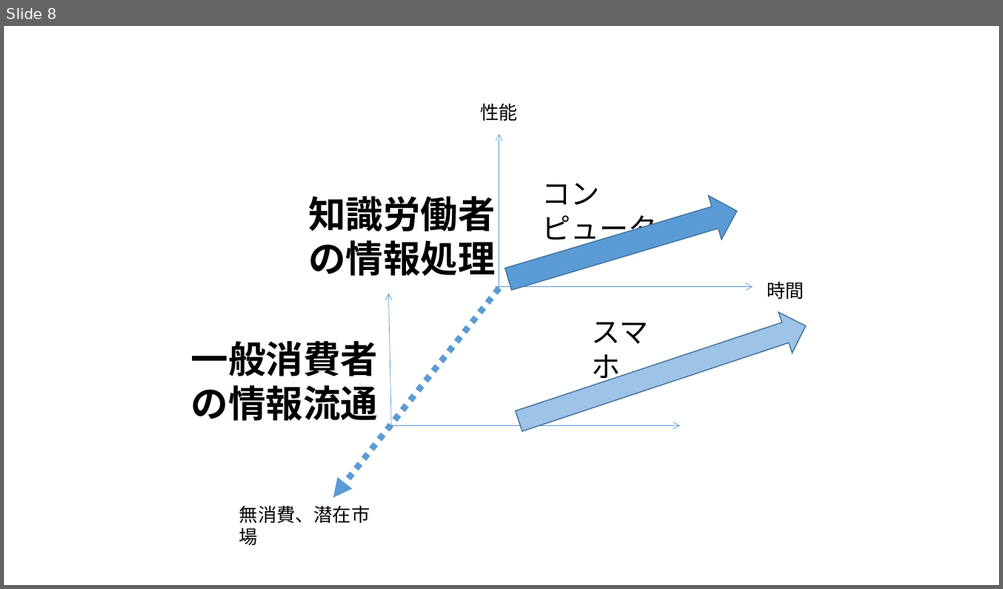
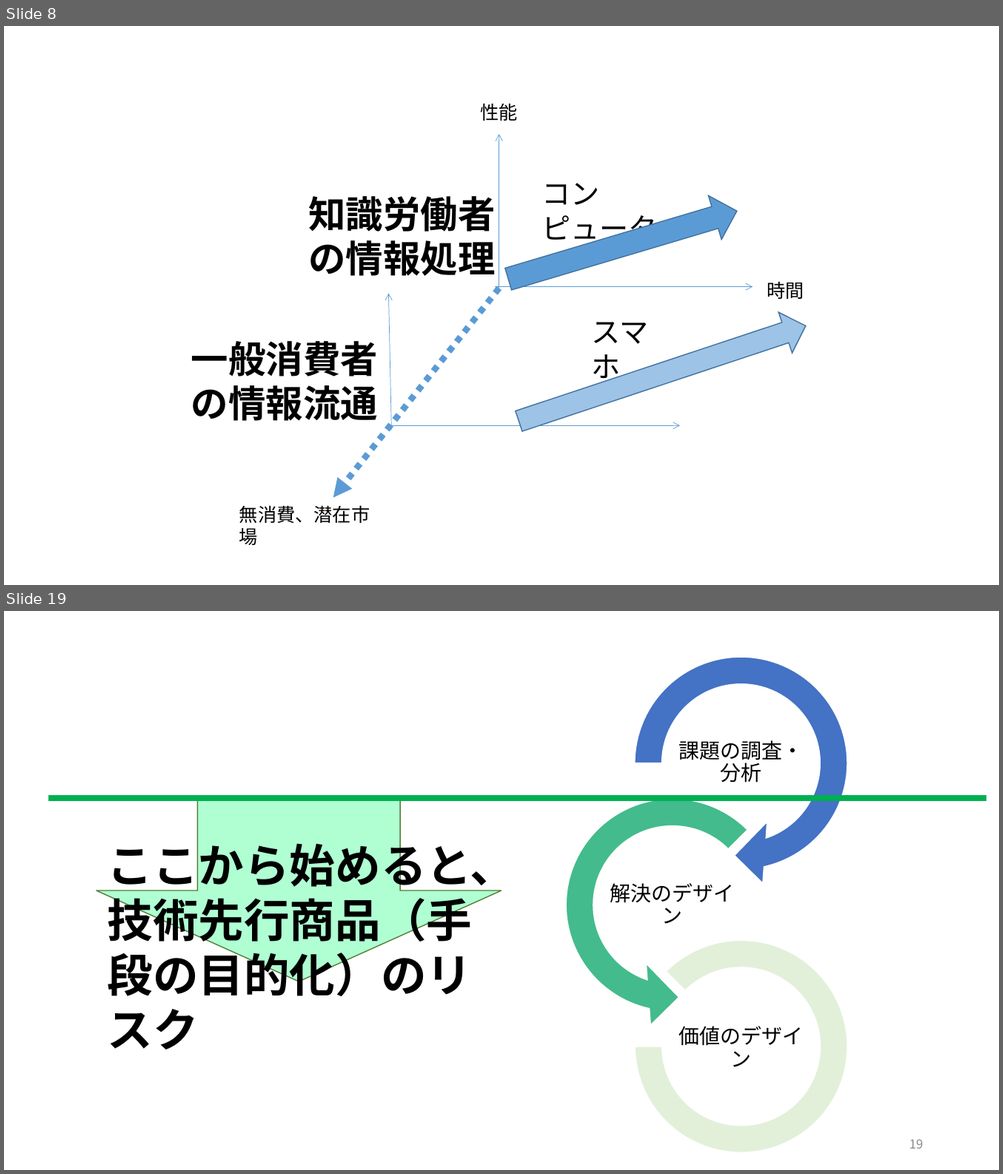
Before and after one commit to satoyoshiharu/innovation_design, a slide deck: figures.pptx. Shown one above the other, each under a label of ours: slide 8 before the commit, slides 8 and 19 after it; the slides between them are not shown. The pictures are 1003x589 and 1003x1174 pixels, drawn with LibreOffice and Linux fonts; fonts in the diff are those of the drawing. Boxes give left, top, right and bottom in pixels: in the first picture for what was removed or moved away, otherwise in the second. Text is boxed around its words. In the diff, an @@ line names an element or a change of style, - is before the commit and + after.

```diff
--- a/figures.pptx
+++ b/figures.pptx
@@ slide 19 added at (x1=4, y1=611, x2=999, y2=1170), background #FFFFFF @@
@@ line added from (48, 798) to (987, 798), #00B050 6 pt @@
@@ down arrow added at (x1=96, y1=800, x2=502, y2=982), fill #AFFFD3, outline #538035 1 pt @@
@@ text added at (x1=108, y1=836, x2=516, y2=997), 44 pt, text #000000, bold @@
+ここから始めると、技術先行商品（手段の目的化）のリスク
@@ group added at (x1=549, y1=639, x2=865, y2=1153): 3 texts, 1 circular arrow, 1 left circular arrow, 1 arch (boxed as its full ring) @@
+課題の調査・分析
+解決のデザイン
+価値のデザイン
@@ page number added at (x1=909, y1=1139, x2=923, y2=1149), 12 pt, text #8C8C8C @@
+19
```
Also in this commit, not shown: 1 slide changed, 14 other slides added.
